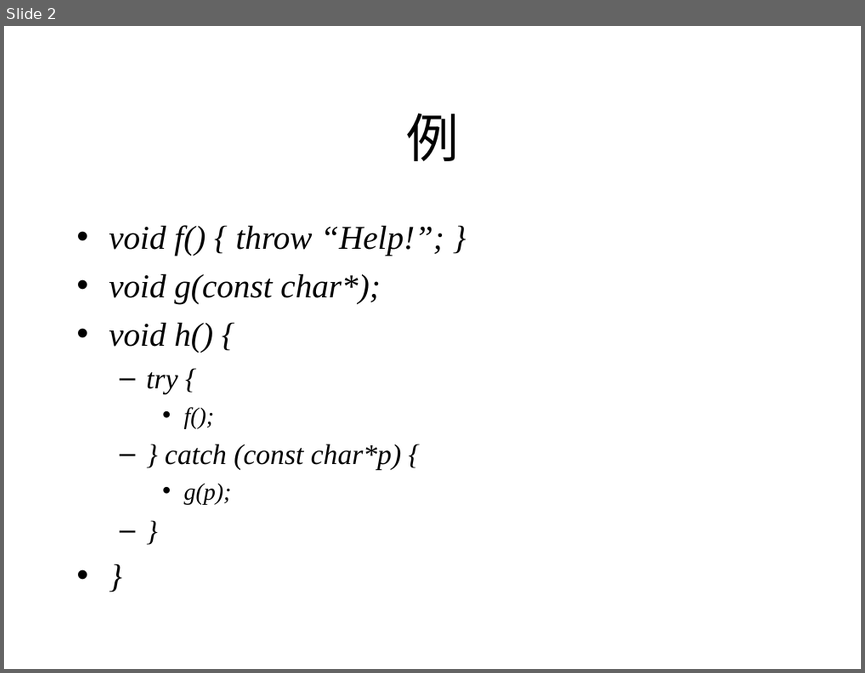
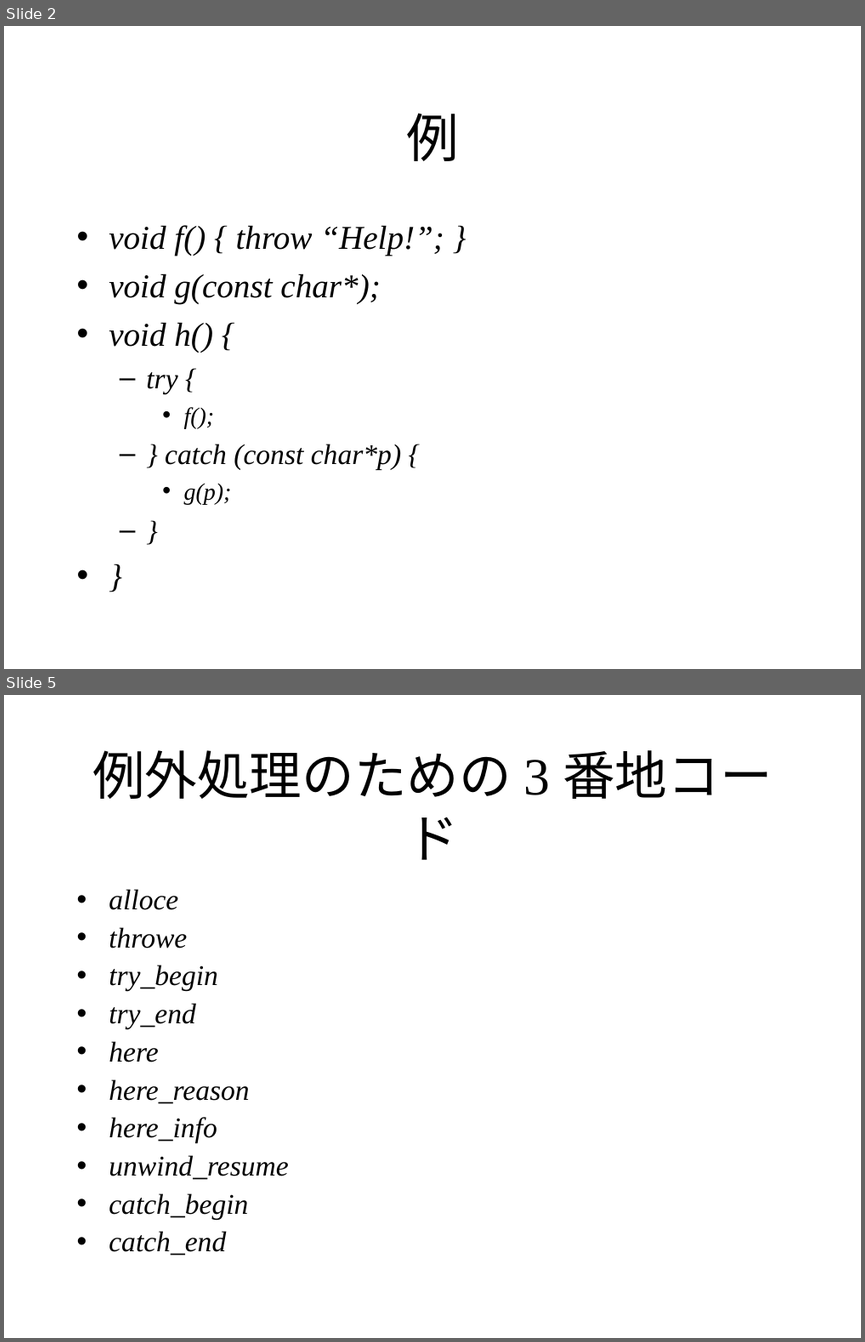
Before and after one commit to KeiHasegawa/cxx_doc, a slide deck: 24_exception_3ac.ppt. Shown one above the other, each under a label of ours: slide 2 before the commit, slides 2 and 5 after it; the slides between them are not shown. The pictures are 865x673 and 865x1342 pixels, drawn with LibreOffice and Linux fonts; fonts in the diff are those of the drawing. Boxes give left, top, right and bottom in pixels: in the first picture for what was removed or moved away, otherwise in the second. Text is boxed around its words. In the diff, an @@ line names an element or a change of style, - is before the commit and + after.

```diff
--- a/24_exception_3ac.ppt
+++ b/24_exception_3ac.ppt
@@ slide 5 added at (4,695,861,1338), background #FFFFFF @@
@@ title added at (92,750,772,860), 44 pt, text #000000 @@
+例外処理のための 3 番地コード
@@ text added at (109,889,288,1255), 24 pt, text #000000, italic @@
+• alloce
+• throwe
+• try_begin
+• try_end
+• here
+• here_reason
+• here_info
+• unwind_resume
+• catch_begin
+• catch_end
```
Also in this commit, not shown: 4 slides changed, 1 other file.
